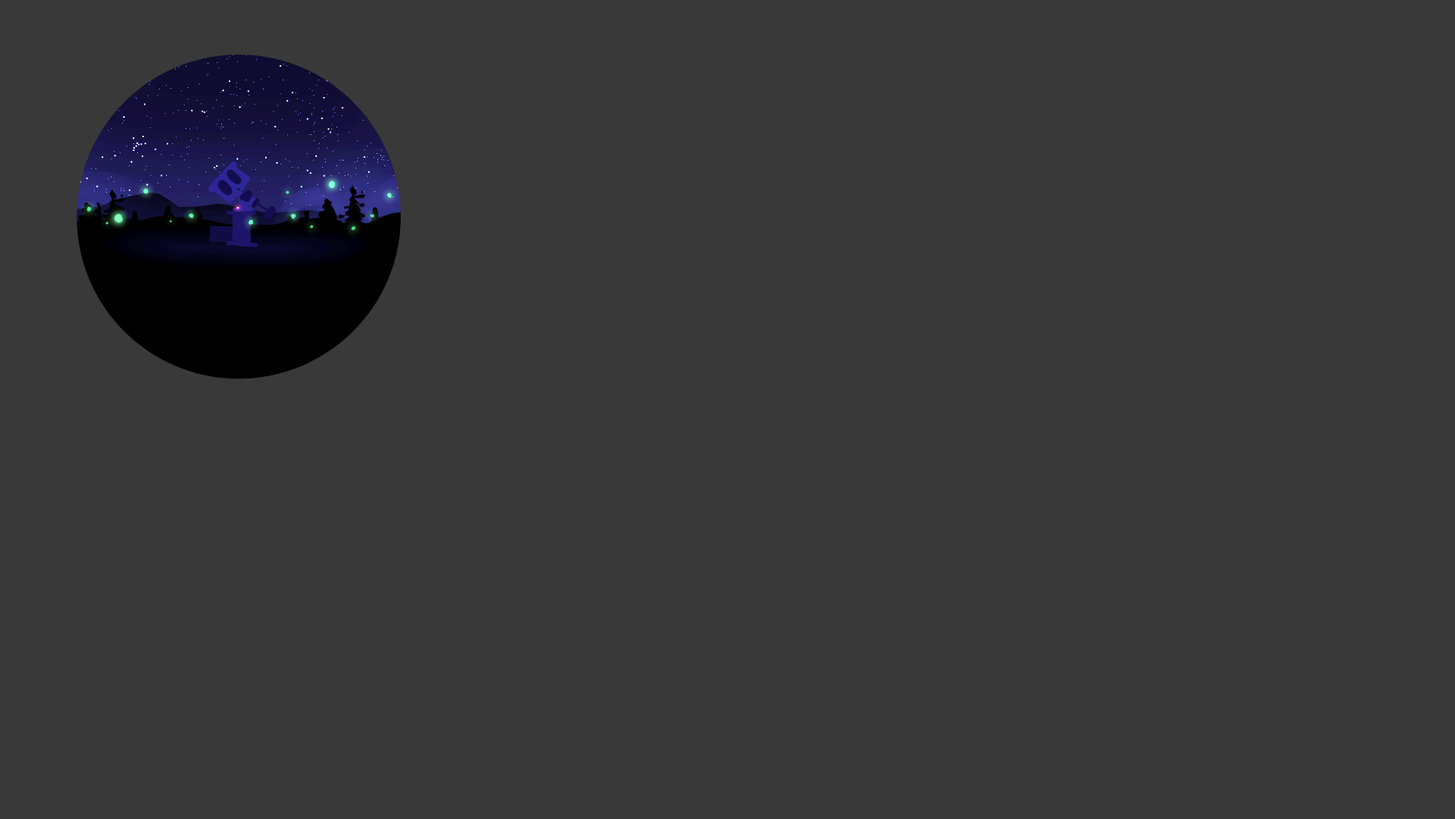
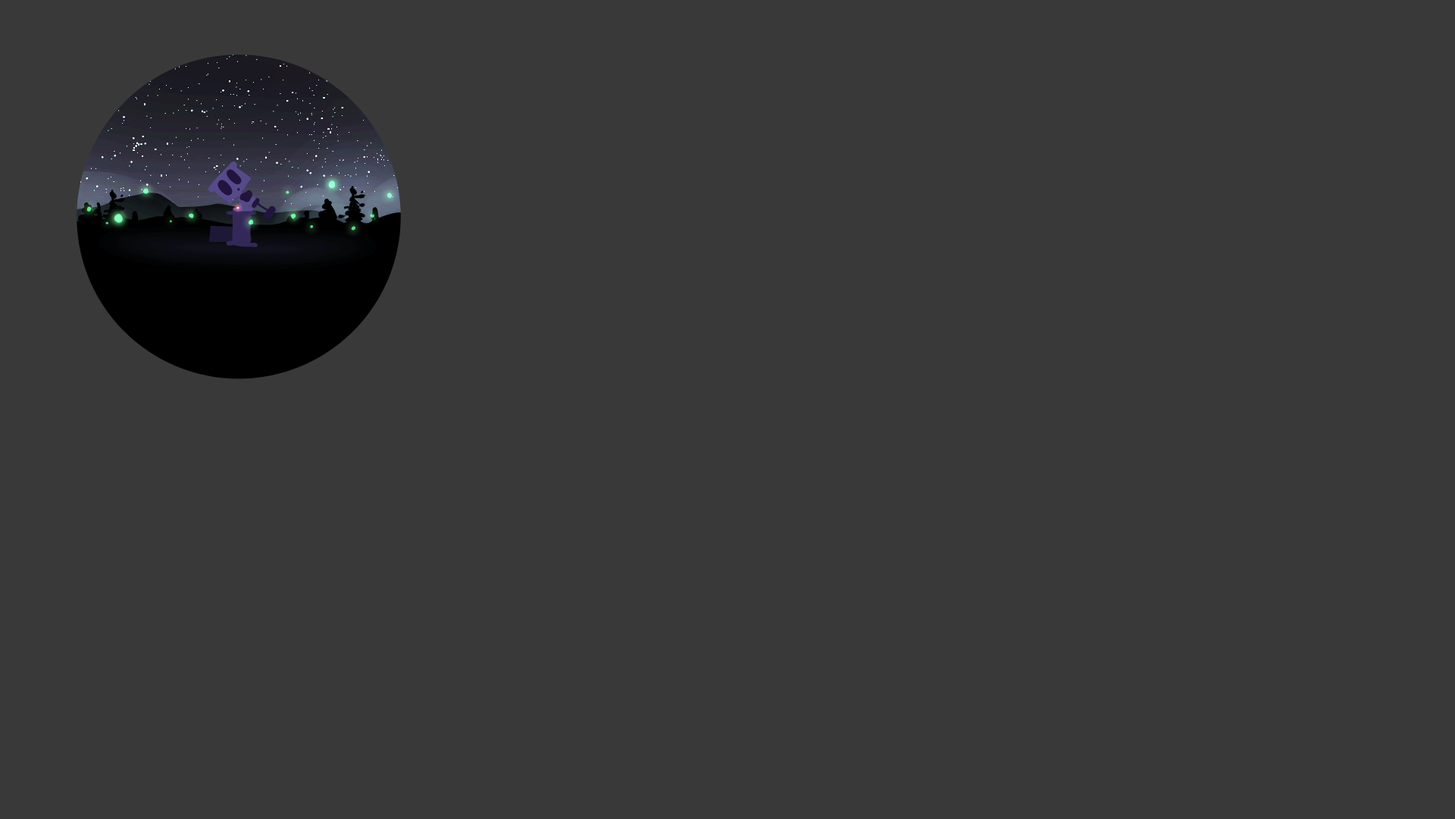
Two versions of the same layered image (1455 x 819). Layer-by-layer changes:
hid "Layer23" (1st of 2) over left=76, top=54, right=401, bottom=271
hid "Layer23" (2nd of 2), opacity 46% → 100% over left=76, top=54, right=401, bottom=271
painted on "Layer14" over left=76, top=54, right=401, bottom=271
